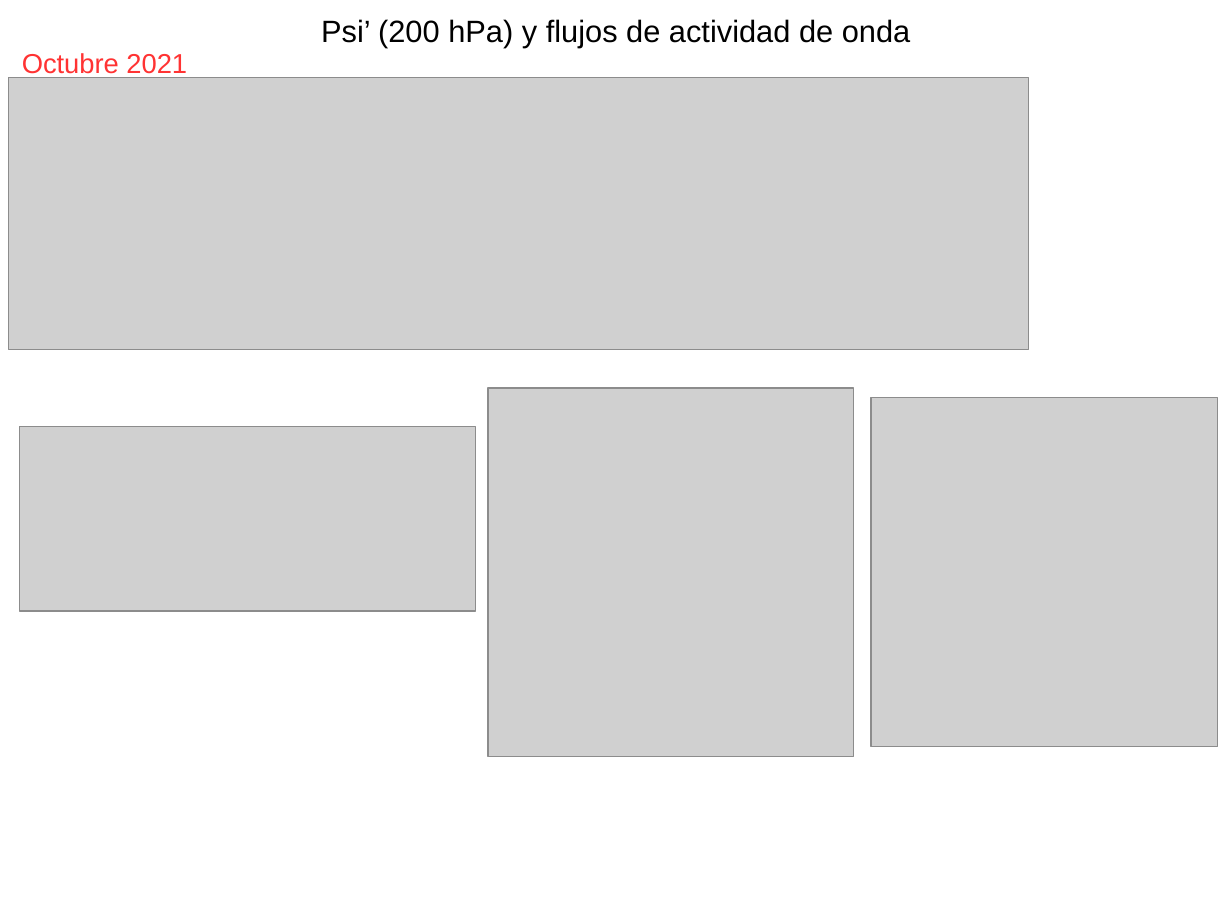
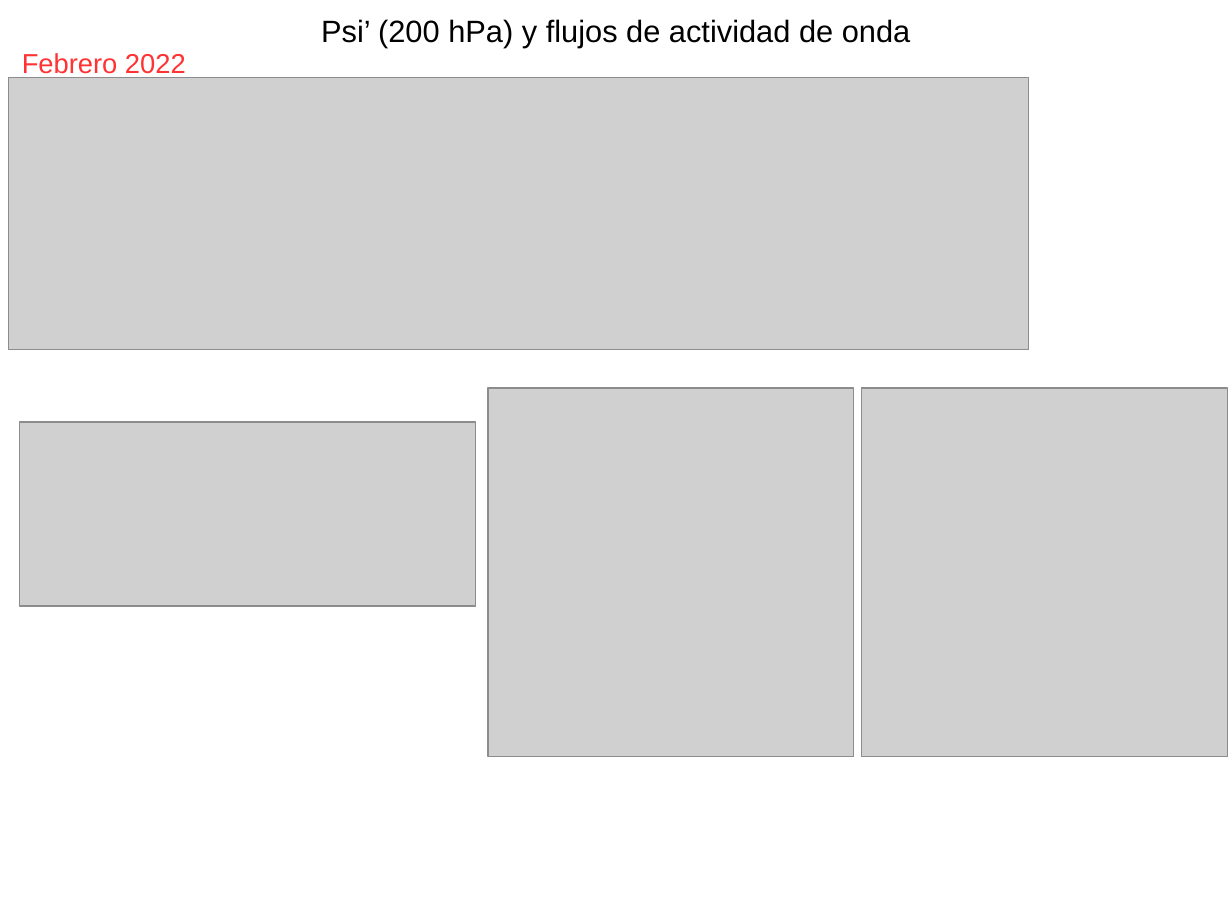
Before and after one commit to eliocamp/Reunion_Clima, a slide deck: slide 11 of presentacion.odp (slide 12 before the commit). Drawn at 1232x924 pixels with LibreOffice and Linux fonts; fonts in the diff are those of the drawing; grey boxes stand for pictures. Boxes give left, top, right and bottom in pixels: in the first picture for what was removed or moved away, otherwise in the second. Text is boxed around its words. In the diff, an @@ line names an element or a change of style, - is before the commit and + after.

```diff
--- a/presentacion.odp
+++ b/presentacion.odp
@@ text at box(22, 53, 186, 78): text changed @@
-Octubre 2021
+Febrero 2022
@@ picture: place and size @@
-picture at box(871, 398, 1217, 747)
+picture at box(861, 388, 1227, 756)
@@ picture: place and size @@
-picture at box(20, 426, 476, 611)
+picture at box(20, 423, 476, 607)
```
Also in this commit, not shown: 10 other slides changed, 1 slide added, 1 slide removed, 1 other file.
